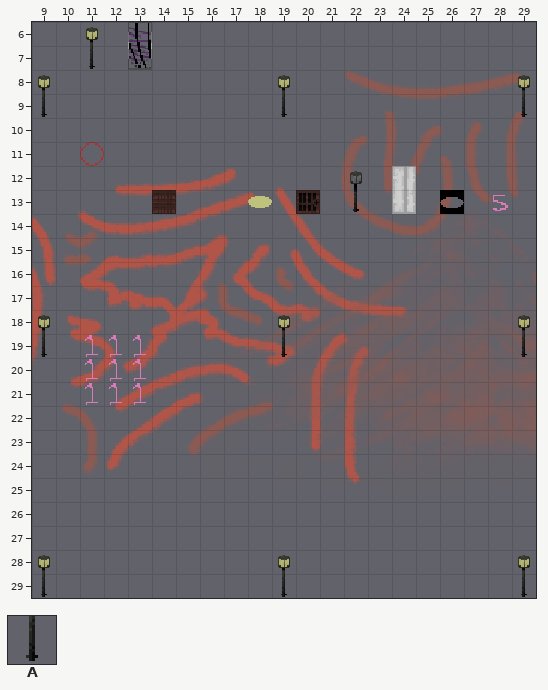
Tiled map, stored at res/maps/dev.tmx. Above, as it was before the edit.
Cells are 16x16 px. Shown: x 9..29, y 6..29.
Key: from "checkered_tiles_slanted": A 16.
_ is an empty cell.
Layers that did not change in this view are not listed.
Layer "s" before, first column x 9:
 6 _____________________
 7 __A__________________
 8 _____________________
 9 A_________A_________A
10 _____________________
11 _____________________
12 _____________________
13 _____________________
14 _____________________
15 _____________________
16 _____________________
17 _____________________
18 _____________________
19 A_________A_________A
20 _____________________
21 _____________________
22 _____________________
23 _____________________
24 _____________________
25 _____________________
26 _____________________
27 _____________________
28 _____________________
29 A_________A_________A
After:
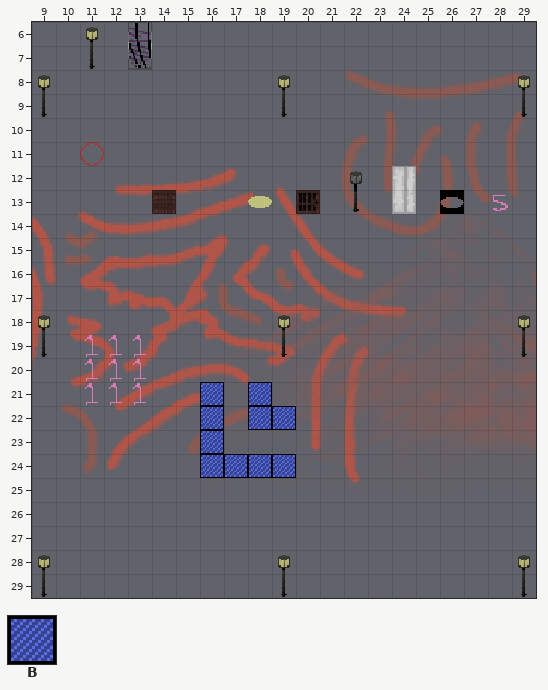
Further tiles: from "animated_tile_test": B 0.
Diff:
Changed rows in their new state; . is an unchanged cell.
Layer "s":
first column x 16:
21 B.B.
22 B.BB
23 B...
24 BBBB
Boxes around the changes in both pictures, in picture pixels (x1, y1, x2, y2):
added: (200, 382, 296, 478)
